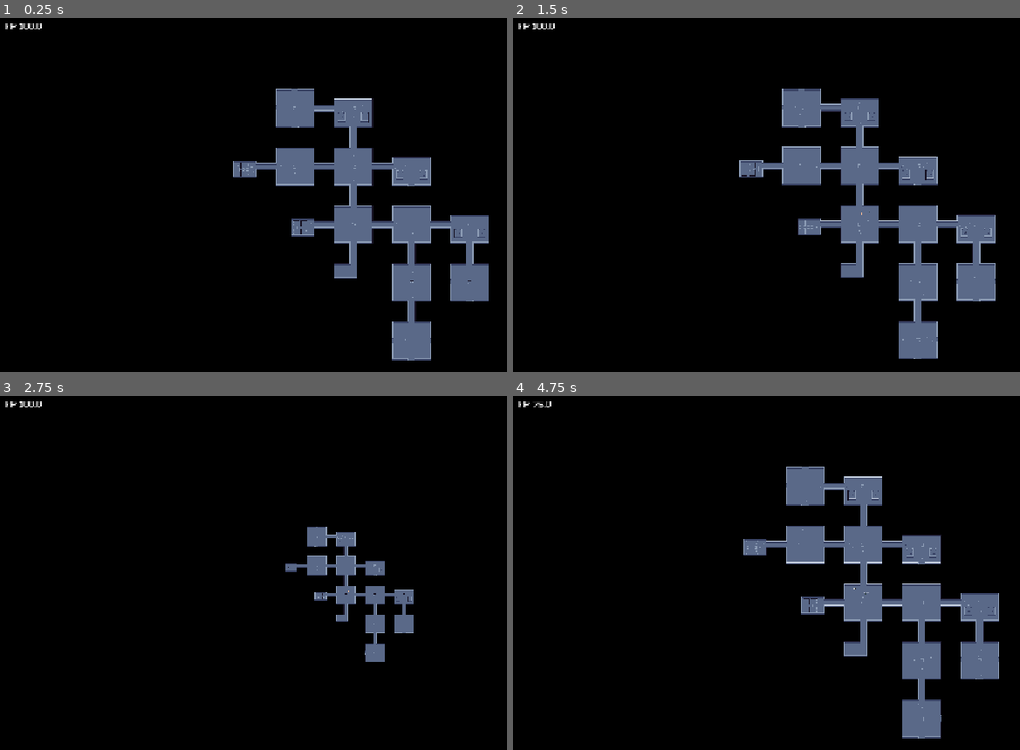
Above: before the commit, frames 1-4 (two rows, left to right).
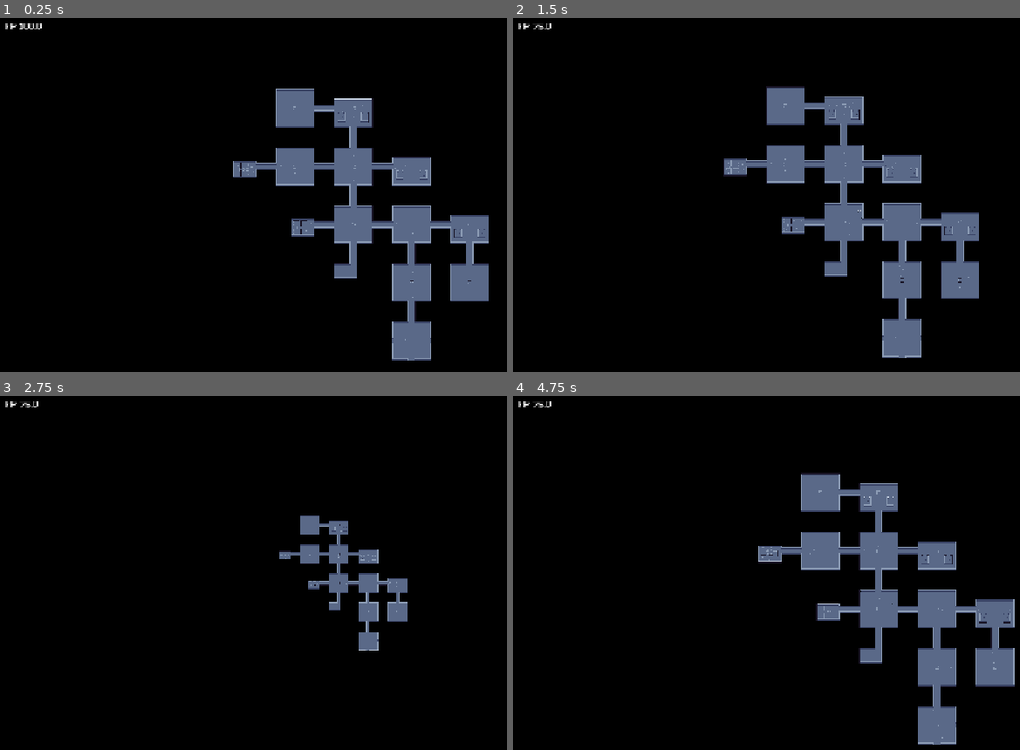
Above: after the commit, the same moments.

Repository: jonatanalimowski/gra2026
Game: Godot game, scene res://Scenes/Main.tscn
The game is run twice, just before and just after one commit, with the same random seed, the same clock (stepped at 60 frames per second) and the same inputs.
Inputs (mouse positions are in pixels of both pictures, inside the frame that each line leads up to):
- Up to frame 1 (0.25 s): no input
- Up to frame 2 (1.5 s): tap Enter at 0.5 s; move the mouse to (1014, 195) at 0.52 s; hold Right (Right) 0.53-1.28 s; hold Shift (Dash) 0.53-1.28 s; move the mouse to (720, 233) at 1.27 s; hold Down (Down) from 1.28 s (still down); click (720, 233) at 1.35 s
- Up to frame 3 (2.75 s): move the mouse to (415, 505) at 2.02 s; release Down (Down) at 2.03 s; hold Right (Right) from 2.03 s (still down); hold Mouse wheel down (ScrollDown) from 2.03 s (still down)
- Up to frame 4 (4.75 s): move the mouse to (827, 668) at 2.77 s; release Right (Right) at 2.78 s; release Mouse wheel down (ScrollDown) at 2.78 s; hold W (Up) 2.78-3.53 s; tap Mouse wheel up (ScrollUp) at 2.85 s; move the mouse to (outside the picture) at 3.52 s; hold Shift (Dash) 3.53-4.28 s; hold Left (Left) from 3.53 s (still down); move the mouse to (649, 534) at 4.27 s; click (649, 534) at 4.35 s

The runs differ from the first frame. In frame 1, less than 0.1% of the frame differs, in the area x 54-94%, y 19-81%; in frame 2, 10%; in frame 3, 3.9%; in frame 4, 11%, in the area x 45-99%, y 19-99%.

Commit message:
dungeon generation troubleshooting

Diff:
--- a/Scripts/Misc/ConnectorLocator.gd
+++ b/Scripts/Misc/ConnectorLocator.gd
@@ -33,3 +33,10 @@
 		if connectors[connector] != null && occupied_connectors[connector] == true:
 			return connector
 	return null
+
+func GetAllUnoccupiedConnectors():
+	var unocuppied_connectors: Array[String]
+	for connector in connectors:
+		if connectors[connector] != null && occupied_connectors[connector] == false:
+			unocuppied_connectors.append(connector)
+	return unocuppied_connectors
--- a/Scripts/Misc/DungeonGenerator.gd
+++ b/Scripts/Misc/DungeonGenerator.gd
@@ -21,12 +21,22 @@
 @export var starter_room: PackedScene
 
 var generation_iterations: int = 3
+var rooms_to_cleanup: Array
 var unhandled_rooms: Array
 var unhandled_corridors: Array
 
 func _ready() -> void:
 	SortRooms()
 	GenerateDungeon()
+	for room in rooms_to_cleanup:
+		print(str(room) + "to cleanup")
+	for room: Room in unhandled_rooms:
+		print(str(room) + "unhandled")
+		for connector in room.connectors:
+			if room.connectors[connector] != null:
+				print(connector + " " + str(room.occupied_connectors[connector]))
+
+	CleanupDungeon()
 
 func InitialiseDict():
 	fitting_rooms_for_connector = {
@@ -47,6 +57,7 @@
 		if room.has_right_connector:
 			rooms_with_right_connectors.append(room.room_scene)
 	InitialiseDict()
+
 
 func GenerateDungeon():
 	var starter_room_instance = starter_room.instantiate()
@@ -62,7 +73,6 @@
 		for corridor in corridors_to_process:
 			#print("ITERACJA NR " + str(i) + " " + str(corridor))
 			GenerateConnectingRooms(corridor)
-	CleanupDungeon()
 
 func CleanupDungeon() -> void:
 	for corridor_instance: Room in unhandled_corridors:
@@ -70,8 +80,23 @@
 
 		corridor_instance.LocateConnectors()
 		var connector = corridor_instance.GetFirstOccupiedConnector()
-		ReplaceCorridorWithWall(corridor_instance, connector)
+		ReplaceConnectorWithWall(corridor_instance, connector, true)
 		corridor_instance.queue_free()
+
+	for room_instance: Room in unhandled_rooms:
+		unhandled_rooms.erase(room_instance)
+
+		room_instance.LocateConnectors()
+		for connector in room_instance.GetAllUnoccupiedConnectors():
+			ReplaceConnectorWithWall(room_instance, opposite_connector[connector], false)
+
+	for room_instance: Room in rooms_to_cleanup:
+		if room_instance != null:
+			unhandled_rooms.erase(room_instance)
+
+			room_instance.LocateConnectors()
+			for connector in room_instance.GetAllUnoccupiedConnectors():
+				ReplaceConnectorWithWall(room_instance, opposite_connector[connector], false)
 
 func GenerateConnectingCorridors(room_instance: Room):
 	if room_instance in unhandled_rooms:
@@ -97,7 +122,7 @@
 				fitting_corridor_instance.occupied_connectors[opposite_connector[connector]] = true
 				unhandled_corridors.append(fitting_corridor_instance)
 			else:
-				room_instance.occupied_connectors[connector] = true
+				rooms_to_cleanup.append(room_instance)
 				fitting_corridor_instance.queue_free()
 
 func GenerateConnectingRooms(corridor_instance: Room):
@@ -123,7 +148,7 @@
 				unhandled_rooms.append(fitting_room_instance)
 			else:
 				# if there is no space for a room, remove corridor and place a wall on the room exit.
-				ReplaceCorridorWithWall(corridor_instance, opposite_connector[connector])
+				ReplaceConnectorWithWall(corridor_instance, opposite_connector[connector], true)
 				corridor_instance.queue_free()
 				fitting_room_instance.queue_free()
 
@@ -148,7 +173,7 @@
 	var fitting_room = fitting_rooms_list.pick_random()
 	return fitting_room
 
-func ReplaceCorridorWithWall(corridor_instance: Node2D, connector: String) -> void:
+func ReplaceConnectorWithWall(room_instance: Node2D, connector: String, is_corridor: bool) -> void:
 	var fitting_cap: Room
 	match connector:
 		"UpConnector":
@@ -160,13 +185,18 @@
 		"RightConnector":
 			fitting_cap = corridor_caps["CapLeft"].instantiate()
 		_:
-			print("Something went wrong in corridor-cap replacement")
+			print("Something went wrong in connector-wall replacement")
 			return
 	fitting_cap.LocateConnectors()
 	var cap_connector = fitting_cap.GetFirstConnector()
+	var cap_pos
 	if cap_connector != null:
-		var difference_vector = corridor_instance.connectors[connector].global_position - fitting_cap.connectors[connector].global_position
-		var cap_pos = fitting_cap.global_position + difference_vector
+		if is_corridor:
+			var difference_vector = room_instance.connectors[connector].global_position - fitting_cap.connectors[connector].global_position
+			cap_pos = fitting_cap.global_position + difference_vector
+		else:
+			var difference_vector = room_instance.connectors[opposite_connector[connector]].global_position - fitting_cap.connectors[connector].global_position
+			cap_pos = fitting_cap.global_position + difference_vector
 		fitting_cap.global_position = cap_pos
 		add_child(fitting_cap)
 	else:
--- a/Scripts/Resources/PlayerStats.gd
+++ b/Scripts/Resources/PlayerStats.gd
@@ -2,7 +2,7 @@
 class_name PlayerStats
 
 @export var max_health: float = 100.0
-@export var movement_speed: float = 50.0
+@export var movement_speed: float = 500.0
 @export var acceleration: float = 3000.0
 @export var dash_distance: float = 500.0
 @export var dash_speed: float = 200.0
